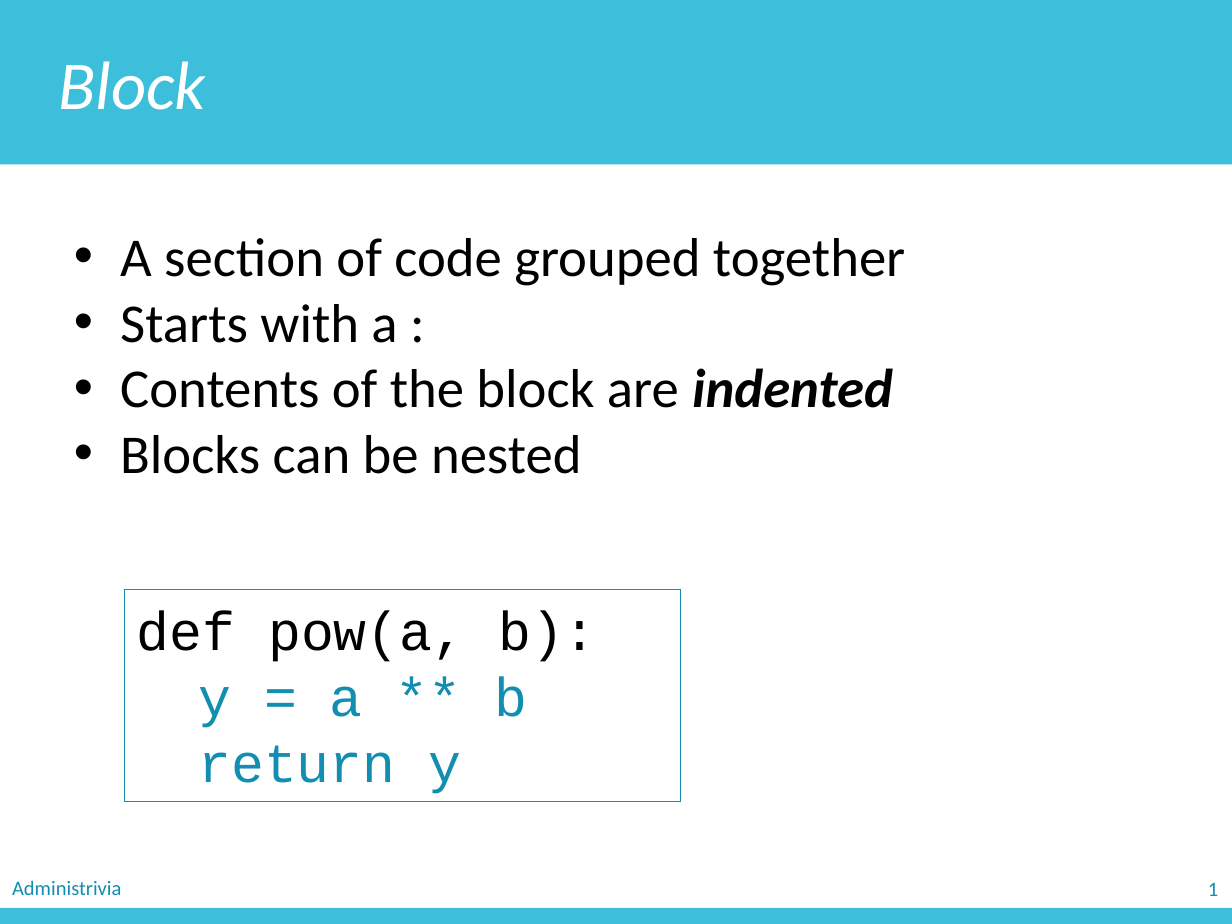
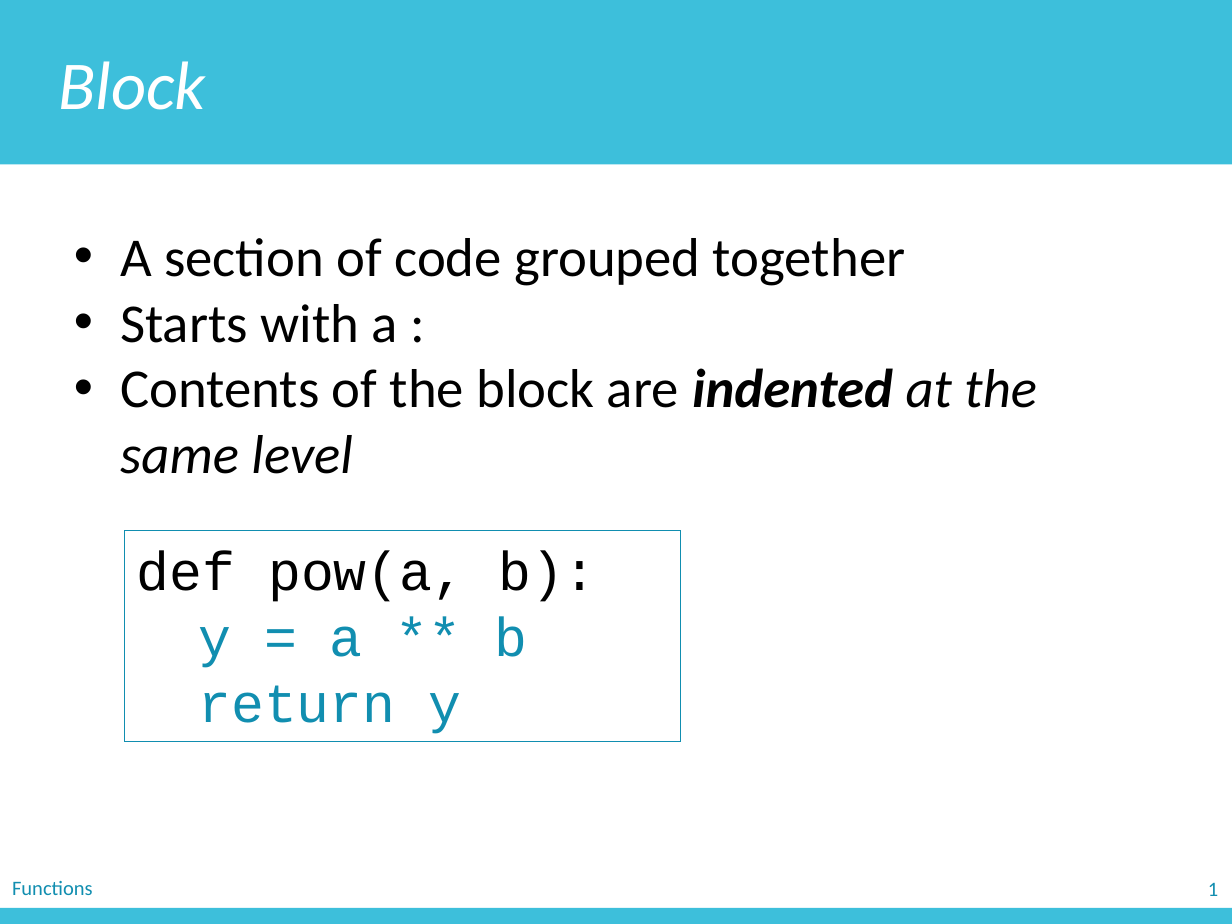
Before and after one commit to zichengliao/zuics101-fa17, a slide deck: slide 10 of lectures/lec05/lec05.pptx. Drawn at 1232x924 pixels with LibreOffice and Linux fonts; fonts in the diff are those of the drawing. Boxes give left, top, right and bottom in pixels: in the first picture for what was removed or moved away, otherwise in the second. Text is boxed around its words. In the diff, an @@ line names an element or a change of style, - is before the commit and + after.

```diff
--- a/lectures/lec05/lec05.pptx
+++ b/lectures/lec05/lec05.pptx
@@ text at bbox=[120, 368, 1037, 474]: text changed; italic on @@
-• Contents of the block are indented
-• Blocks can be nested
+• Contents of the block are indented at the same level
@@ rectangle "def pow(a, b):": place and size @@
-rectangle "def pow(a, b):" at bbox=[124, 590, 680, 802]
+rectangle "def pow(a, b):" at bbox=[124, 530, 680, 742]
@@ text removed at bbox=[12, 880, 121, 895] @@
-Administrivia
@@ text added at bbox=[12, 881, 93, 895], 12 pt, text #118EB0 @@
+Functions
```
Also in this commit, not shown: 50 other slides changed, 4 slides added, 1 slide removed, 1 other file.
